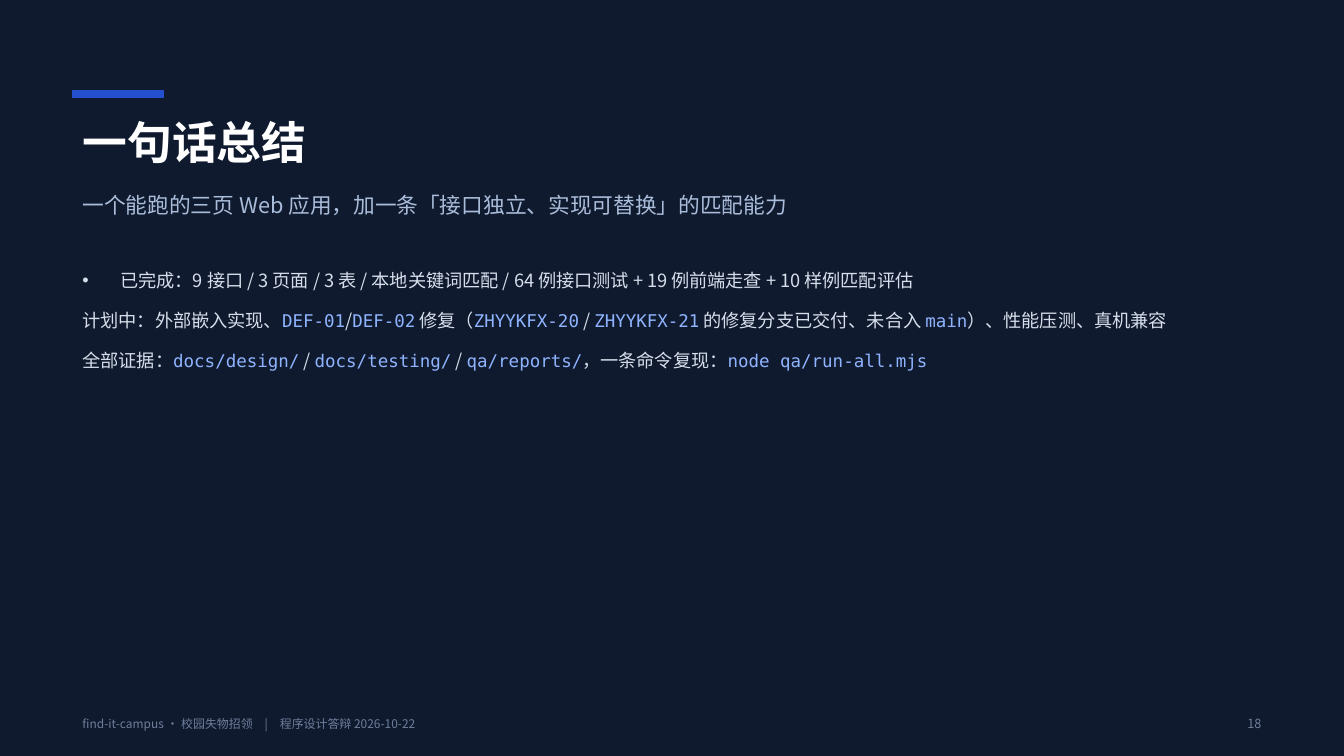
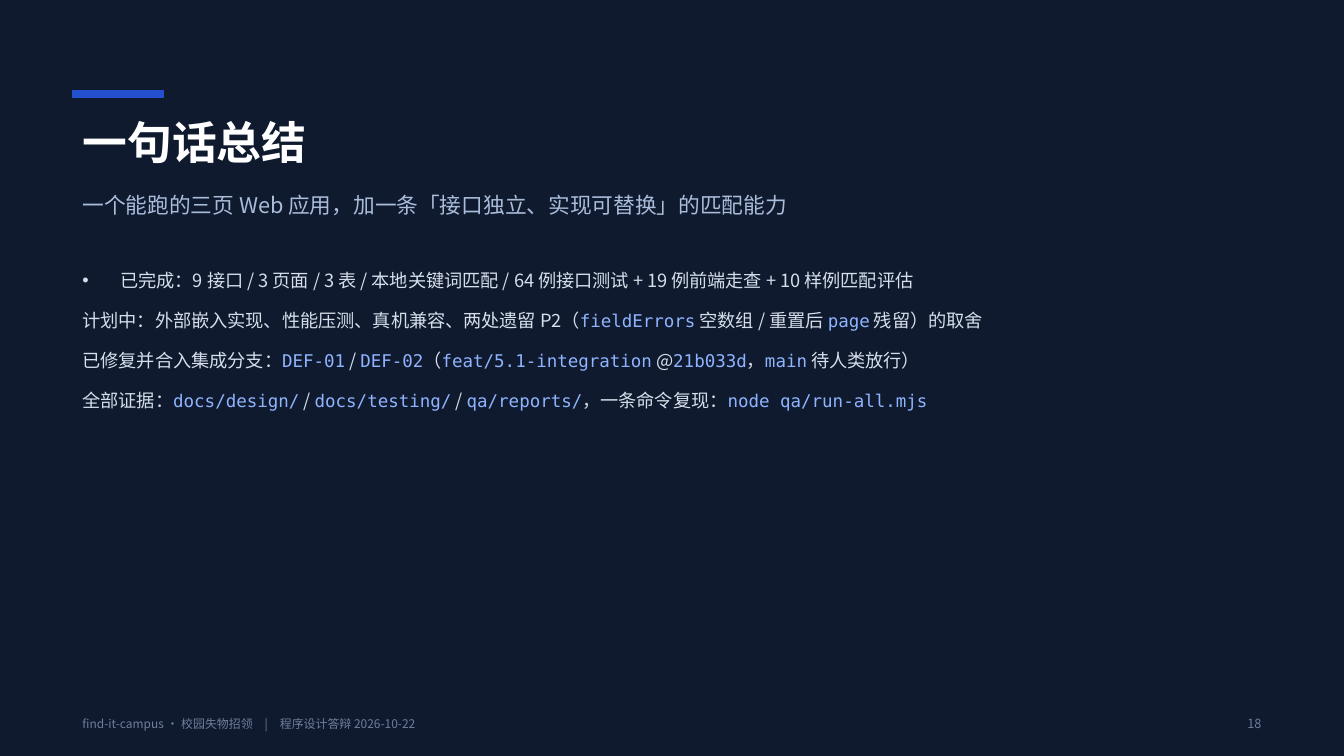
Before and after one commit to BLingKiy/find-it-campus, a slide deck: slide 18 of docs/delivery/6.2-答辩PPT.pptx. Drawn at 1344x756 pixels with LibreOffice and Linux fonts; fonts in the diff are those of the drawing. Boxes give left, top, right and bottom in pixels: in the first picture for what was removed or moved away, otherwise in the second. Text is boxed around its words. In the diff, an @@ line names an element or a change of style, - is before the commit and + after.

Commit message:
docs(6.2): 阶段 6 口径同步到 REG-01 结果并重导 docx / pptx
- DEF-01 / DEF-02 统一为「已修复、已回归、已合入集成分支 21b033d，main 待人类放行」
- 当前结论 64/64、19/19；首次跑 63/98.4%、18/94.7% 保留并显式标注为历史
- 两处遗留 P2 按现状写「未修复、待拍板」
- 修复提交改引 3548a27 / 1349f09，合并提交 d21fe78 / 5d05961 单独标注
- 重导 program-design.docx 与 6.2-答辩PPT.pptx

```diff
--- a/docs/delivery/6.2-答辩PPT.pptx
+++ b/docs/delivery/6.2-答辩PPT.pptx
@@ text at box(82, 311, 983, 371): text changed @@
-• 计划中：外部嵌入实现、DEF-01/DEF-02 修复（ZHYYKFX-20 / ZHYYKFX-21 的修复分支已交付、未合入 main）、性能压测、真机兼容
+• 计划中：外部嵌入实现、性能压测、真机兼容、两处遗留 P2（fieldErrors 空数组 / 重置后 page 残留）的取舍
+• 已修复并合入集成分支：DEF-01 / DEF-02（feat/5.1-integration @21b033d，main 待人类放行）
```
Also in this commit, not shown: 2 other slides changed, 12 other files.
